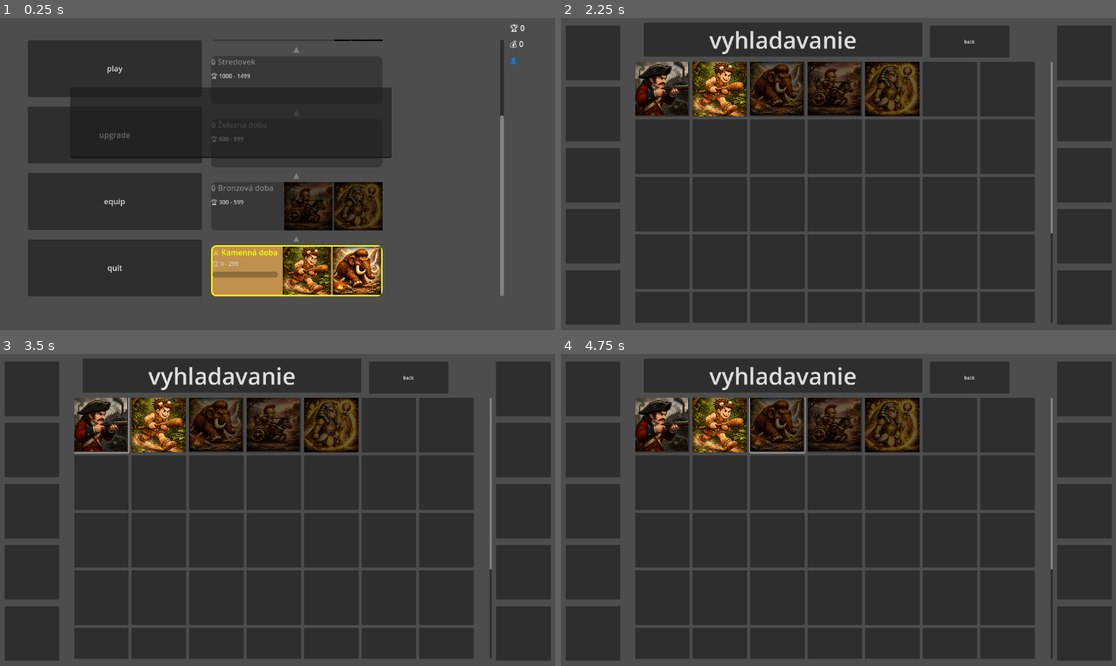
Above: before the commit, frames 1-4 (two rows, left to right).
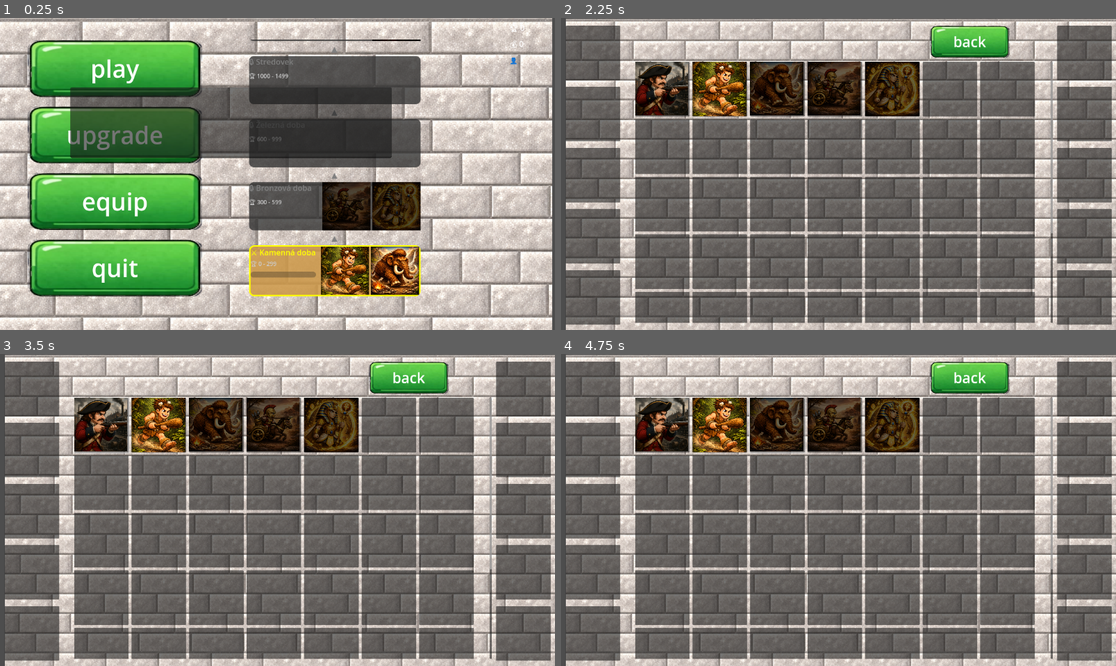
Above: after the commit, the same moments.

Repository: Railovec/War-Fight
Game: Godot game, scene res://menu/startovascena.tscn
The game is run twice, just before and just after one commit, with the same random seed, the same clock (stepped at 60 frames per second) and the same inputs.
Inputs (mouse positions are in pixels of both pictures, inside the frame that each line leads up to):
- Up to frame 1 (0.25 s): no input
- Up to frame 2 (2.25 s): click (794, 124) at 0.52 s; type "12" at 0.6 s; click "upgrade" at 1.25 s; click "equip" at 2 s
- Up to frame 3 (3.5 s): click (99, 425) at 2.77 s
- Up to frame 4 (4.75 s): click (721, 425) at 3.5 s; click (777, 425) at 4.25 s

The runs differ from the first frame. In frame 1, 89% of the frame differs, in the area x 0-100%, y 0-100%; in frame 2, 88%; in frame 3, 88%; in frame 4, 88%.

Commit message:
zvuky a tlacitka prerobene

Diff:
--- a/klient - smotný projekt - vytiahni von a importuj/UI/WheelScene.gd
+++ b/klient - smotný projekt - vytiahni von a importuj/UI/WheelScene.gd
@@ -51,6 +51,7 @@
 func spin():
 	if is_spinning:
 		return
+	$AudioStreamPlayer2D.play()
 
 	is_spinning = true
 	result_label.visible = false
@@ -67,10 +68,11 @@
 	spin_deceleration = 120.0
 
 
+
 func _process(delta):
 	if not is_spinning:
+		$AudioStreamPlayer2D.stop()
 		return
-
 	spin_speed = max(0.0, spin_speed - spin_deceleration * delta)
 
 	var next_rotation = current_rotation + spin_speed * delta
--- a/klient - smotný projekt - vytiahni von a importuj/WheelScene.tscn
+++ b/klient - smotný projekt - vytiahni von a importuj/WheelScene.tscn
@@ -1,8 +1,9 @@
-[gd_scene load_steps=4 format=3 uid="uid://bousgi7ch638"]
+[gd_scene load_steps=5 format=3 uid="uid://bousgi7ch638"]
 
 [ext_resource type="Script" uid="uid://driuxgqm80ff" path="res://UI/WheelScene.gd" id="1_r8xbl"]
 [ext_resource type="Texture2D" uid="uid://bpdxqv86yax8t" path="res://UI/arrow.png" id="3_26fei"]
-[ext_resource type="Texture2D" uid="uid://dcidf7n6xj7l0" path="res://zasranekoleso3.png" id="3_r8xbl"]
+[ext_resource type="Texture2D" uid="uid://dcidf7n6xj7l0" path="res://obrazky/zasranekoleso3.png" id="3_r8xbl"]
+[ext_resource type="AudioStream" uid="uid://nmw4rjcae0dc" path="res://hudba/freesound_community-wheel-spin-click-slow-down-101152 (1).ogg" id="4_fmo1r"]
 
 [node name="CanvasLayer" type="CanvasLayer"]
 script = ExtResource("1_r8xbl")
@@ -31,3 +32,7 @@
 offset_right = 676.0
 offset_bottom = 630.0
 size_flags_horizontal = 4
+
+[node name="AudioStreamPlayer2D" type="AudioStreamPlayer2D" parent="."]
+stream = ExtResource("4_fmo1r")
+parameters/looping = true
--- a/klient - smotný projekt - vytiahni von a importuj/global.gd
+++ b/klient - smotný projekt - vytiahni von a importuj/global.gd
@@ -15,6 +15,17 @@
 var card_counts: Dictionary = {}  # card_id -> count
 var last_match_won: bool = false
 var game_over_shown: bool = false
+
+var click_player: AudioStreamPlayer
+var click_playerdva: AudioStreamPlayer
+
+
+
+func play_click():
+	click_player.play()
+
+func play_clickdva():
+	click_playerdva.play()
 
 var deck: Array = ["", "", "", "", "", ""]  # 6 slotov, prázdne = nezaplnené
 
@@ -57,6 +68,12 @@
 	# Ak je spustený ako druhá testovacia inštancia
 	if "--second" in OS.get_cmdline_args():
 		save_path = "user://save2.dat"
+	click_player = AudioStreamPlayer.new()
+	click_player.stream = preload("res://hudba/freesound-community-button-press-85188_5Av4hk9z.mp3")  # tvoja cesta
+	add_child(click_player)
+	click_playerdva = AudioStreamPlayer.new()
+	click_playerdva.stream = preload("res://hudba/levelup.mp3")  # tvoja cesta
+	add_child(click_playerdva)
 
 	load_game()
 
--- a/klient - smotný projekt - vytiahni von a importuj/menu/game_over.gd
+++ b/klient - smotný projekt - vytiahni von a importuj/menu/game_over.gd
@@ -17,6 +17,7 @@
 		$ContinueButton.text = "Späť do menu"
 
 func _on_continue_button_pressed():
+	Global.play_click()
 	visible = false
 	if player_won:
 		var wheel = get_parent().get_node("CanvasLayer")
--- a/klient - smotný projekt - vytiahni von a importuj/menu/startovascena.gd
+++ b/klient - smotný projekt - vytiahni von a importuj/menu/startovascena.gd
@@ -53,19 +53,27 @@
 
 
 func _on_button_pressed() -> void:
+	Global.play_click()
 	get_tree().change_scene_to_file("res://client/ClientScene.tscn")
 
 
+
 func _on_upgrade_pressed() -> void:
+	Global.play_click()
 	get_tree().change_scene_to_file("res://upgrade.tscn")
 
 
+
 func _on_equip_pressed() -> void:
+	Global.play_click()
 	get_tree().change_scene_to_file("res://scroll.tscn")
 
 
+
 func _on_quit_pressed() -> void:
+	Global.play_click()
 	get_tree().quit()
+
 
 
 func _on_line_edit_text_submitted(new_text: String) -> void:
--- a/klient - smotný projekt - vytiahni von a importuj/menu/startovascena.tscn
+++ b/klient - smotný projekt - vytiahni von a importuj/menu/startovascena.tscn
@@ -1,11 +1,20 @@
-[gd_scene load_steps=4 format=3 uid="uid://bvneotxrwwy5l"]
+[gd_scene load_steps=7 format=3 uid="uid://bvneotxrwwy5l"]
 
 [ext_resource type="Script" uid="uid://b6ukqbfqrdjow" path="res://menu/startovascena.gd" id="1_gx0ap"]
+[ext_resource type="Texture2D" uid="uid://dim713oh3c72s" path="res://obrazky/bielebricky.png" id="2_4wsk1"]
 [ext_resource type="PackedScene" uid="uid://bousgi7ch638" path="res://WheelScene.tscn" id="2_86ekx"]
+[ext_resource type="Texture2D" uid="uid://d4kj3hger46lm" path="res://obrazky/pressed.webp" id="2_pt6dy"]
+[ext_resource type="Texture2D" uid="uid://dhjln6m0qtau1" path="res://obrazky/unpressed.webp" id="3_4wsk1"]
 [ext_resource type="PackedScene" uid="uid://n8wicltio773" path="res://menu/game_over.tscn" id="3_v2okw"]
 
 [node name="Node2D" type="Node2D"]
 script = ExtResource("1_gx0ap")
+
+[node name="TextureRect" type="TextureRect" parent="."]
+offset_right = 1146.0
+offset_bottom = 657.0
+texture = ExtResource("2_4wsk1")
+stretch_mode = 1
 
 [node name="VBoxContainer2" type="VBoxContainer" parent="."]
 anchors_preset = 15
@@ -21,30 +30,86 @@
 alignment = 1
 metadata/_edit_use_anchors_ = true
 
-[node name="play" type="Button" parent="VBoxContainer2"]
+[node name="play" type="TextureButton" parent="VBoxContainer2"]
 layout_mode = 2
 size_flags_vertical = 3
+texture_normal = ExtResource("2_pt6dy")
+texture_pressed = ExtResource("3_4wsk1")
+stretch_mode = 0
+
+[node name="Label" type="Label" parent="VBoxContainer2/play"]
+layout_mode = 1
+anchors_preset = 15
+anchor_right = 1.0
+anchor_bottom = 1.0
+grow_horizontal = 2
+grow_vertical = 2
+theme_override_font_sizes/font_size = 50
 text = "play"
+horizontal_alignment = 1
+vertical_alignment = 1
 
-[node name="upgrade" type="Button" parent="VBoxContainer2"]
+[node name="upgrade" type="TextureButton" parent="VBoxContainer2"]
 layout_mode = 2
 size_flags_vertical = 3
+texture_normal = ExtResource("2_pt6dy")
+texture_pressed = ExtResource("3_4wsk1")
+stretch_mode = 0
+
+[node name="Label" type="Label" parent="VBoxContainer2/upgrade"]
+layout_mode = 1
+anchors_preset = 15
+anchor_right = 1.0
+anchor_bottom = 1.0
+grow_horizontal = 2
+grow_vertical = 2
+theme_override_font_sizes/font_size = 50
 text = "upgrade"
+horizontal_alignment = 1
+vertical_alignment = 1
 
-[node name="equip" type="Button" parent="VBoxContainer2"]
+[node name="equip" type="TextureButton" parent="VBoxContainer2"]
 layout_mode = 2
 size_flags_vertical = 3
+texture_normal = ExtResource("2_pt6dy")
+texture_pressed = ExtResource("3_4wsk1")
+stretch_mode = 0
+
+[node name="Label" type="Label" parent="VBoxContainer2/equip"]
+layout_mode = 1
+anchors_preset = 15
+anchor_right = 1.0
+anchor_bottom = 1.0
+grow_horizontal = 2
+grow_vertical = 2
+theme_override_font_sizes/font_size = 50
 text = "equip"
+horizontal_alignment = 1
+vertical_alignment = 1
 
-[node name="quit" type="Button" parent="VBoxContainer2"]
+[node name="quit" type="TextureButton" parent="VBoxContainer2"]
 layout_mode = 2
 size_flags_vertical = 3
+texture_normal = ExtResource("2_pt6dy")
+texture_pressed = ExtResource("3_4wsk1")
+stretch_mode = 0
+
+[node name="Label" type="Label" parent="VBoxContainer2/quit"]
+layout_mode = 1
+anchors_preset = 15
+anchor_right = 1.0
+anchor_bottom = 1.0
+grow_horizontal = 2
+grow_vertical = 2
+theme_override_font_sizes/font_size = 50
 text = "quit"
+horizontal_alignment = 1
+vertical_alignment = 1
 
 [node name="ScrollContainer" type="ScrollContainer" parent="."]
-offset_left = 438.0
+offset_left = 517.0
 offset_top = 45.0
-offset_right = 1046.0
+offset_right = 1181.0
 offset_bottom = 578.0
 
 [node name="ArenaVbox" type="VBoxContainer" parent="ScrollContainer"]
--- a/klient - smotný projekt - vytiahni von a importuj/pravyeqiup.gd
+++ b/klient - smotný projekt - vytiahni von a importuj/pravyeqiup.gd
@@ -49,9 +49,9 @@
 
 func _gui_input(event):
 	if event is InputEventMouseButton :
-		print("kokot")
+
 		if event.button_index == MOUSE_BUTTON_LEFT and event.double_click and citlacitko== 1 :
-			print("kokot")
+
 			for child in tuknutetlacitko.get_children():
 				if child is TextureRect:
 					child.texture = null
--- a/klient - smotný projekt - vytiahni von a importuj/scroll.tscn
+++ b/klient - smotný projekt - vytiahni von a importuj/scroll.tscn
@@ -1,12 +1,15 @@
-[gd_scene load_steps=9 format=3 uid="uid://ds3o2yvj2qtgi"]
+[gd_scene load_steps=12 format=3 uid="uid://ds3o2yvj2qtgi"]
 
 [ext_resource type="Script" uid="uid://couce7812ux7d" path="res://tlacitkopredeck.gd" id="1_11rd4"]
+[ext_resource type="Texture2D" uid="uid://dim713oh3c72s" path="res://obrazky/bielebricky.png" id="1_uf85w"]
 [ext_resource type="PackedScene" uid="uid://bnaquye15h8o4" path="res://pravyeqiup.tscn" id="2_hmjxn"]
 [ext_resource type="Texture2D" uid="uid://doxd0ff8vo1x8" path="res://Card/Card_profile_picture/musketier_profile.png" id="2_rlle2"]
 [ext_resource type="Texture2D" uid="uid://kgi2u4dd4h1c" path="res://Card/Card_profile_picture/jaskynny_muz_profile.png" id="3_aiko0"]
 [ext_resource type="Texture2D" uid="uid://ujagjhd32neo" path="res://Card/Card_profile_picture/mamut_profile.png" id="4_jjaja"]
 [ext_resource type="Texture2D" uid="uid://dvq2crw3e52eh" path="res://Card/Card_profile_picture/vojnovy_voz_profile.png" id="5_mfxja"]
 [ext_resource type="Texture2D" uid="uid://dboyid4odwvbc" path="res://Card/Card_profile_picture/faraon_profile.png" id="6_11rd4"]
+[ext_resource type="Texture2D" uid="uid://d4kj3hger46lm" path="res://obrazky/pressed.webp" id="7_x0hcb"]
+[ext_resource type="Texture2D" uid="uid://dhjln6m0qtau1" path="res://obrazky/unpressed.webp" id="8_uf85w"]
 
 [sub_resource type="StyleBoxFlat" id="StyleBoxFlat_k3fd8"]
 bg_color = Color(0, 0, 0, 1)
@@ -14,6 +17,13 @@
 [node name="Control" type="Control"]
 layout_mode = 3
 anchors_preset = 0
+
+[node name="TextureRect" type="TextureRect" parent="."]
+layout_mode = 0
+offset_right = 2065.0
+offset_bottom = 1171.0
+texture = ExtResource("1_uf85w")
+stretch_mode = 1
 
 [node name="ScrollContainer" type="ScrollContainer" parent="."]
 layout_mode = 0
@@ -566,15 +576,6 @@
 [node name="Camera2D" type="Camera2D" parent="."]
 position = Vector2(944, 536)
 zoom = Vector2(0.6, 0.6)
-
-[node name="Button" type="Button" parent="."]
-layout_mode = 0
-offset_left = 271.0
-offset_top = 12.0
-offset_right = 1234.0
-offset_bottom = 130.0
-theme_override_font_sizes/font_size = 80
-text = "vyhladavanie"
 
 [node name="Panel" type="Panel" parent="."]
 visible = false
@@ -585,13 +586,27 @@
 offset_bottom = 1075.0
 theme_override_styles/panel = SubResource("StyleBoxFlat_k3fd8")
 
-[node name="Button_exit" type="Button" parent="."]
+[node name="Button_exit" type="TextureButton" parent="."]
 layout_mode = 0
 offset_left = 1261.0
 offset_top = 23.0
 offset_right = 1535.0
 offset_bottom = 133.0
+texture_normal = ExtResource("7_x0hcb")
+texture_pressed = ExtResource("8_uf85w")
+stretch_mode = 0
+
+[node name="Label" type="Label" parent="Button_exit"]
+layout_mode = 1
+anchors_preset = 15
+anchor_right = 1.0
+anchor_bottom = 1.0
+grow_horizontal = 2
+grow_vertical = 2
+theme_override_font_sizes/font_size = 50
 text = "back"
+horizontal_alignment = 1
+vertical_alignment = 1
 
 [node name="Timer" type="Timer" parent="."]
 wait_time = 0.4
@@ -610,6 +625,5 @@
 [connection signal="pressed" from="ScrollContainer/GridContainer/Button10" to="ScrollContainer/GridContainer/Button" method="_on_button_10_pressed"]
 [connection signal="pressed" from="ScrollContainer/GridContainer/Button11" to="ScrollContainer/GridContainer/Button" method="_on_button_11_pressed"]
 [connection signal="pressed" from="ScrollContainer/GridContainer/Button12" to="ScrollContainer/GridContainer/Button" method="_on_button_12_pressed"]
-[connection signal="pressed" from="Button" to="Button" method="_on_pressed"]
 [connection signal="pressed" from="Button_exit" to="ScrollContainer/GridContainer/Button" method="_on_button_exit_pressed"]
 [connection signal="timeout" from="Timer" to="ScrollContainer/GridContainer/Button" method="_on_timer_timeout"]
--- a/klient - smotný projekt - vytiahni von a importuj/tlacitkavdecku/tlacitkovdecku1.gd
+++ b/klient - smotný projekt - vytiahni von a importuj/tlacitkavdecku/tlacitkovdecku1.gd
@@ -8,6 +8,7 @@
 	if event is InputEventMouseButton :
 
 		if event.button_index == MOUSE_BUTTON_LEFT and event.double_click:
+			Global.play_click()
 
 			for child in self.get_children():
 				if child is TextureRect:
--- a/klient - smotný projekt - vytiahni von a importuj/tlacitkavdecku/tlacitkovdecku10.gd
+++ b/klient - smotný projekt - vytiahni von a importuj/tlacitkavdecku/tlacitkovdecku10.gd
@@ -9,6 +9,8 @@
 	if event is InputEventMouseButton :
 
 		if event.button_index == MOUSE_BUTTON_LEFT and event.double_click:
+			Global.play_click()
+
 
 			for child in self.get_children():
 				if child is TextureRect:
--- a/klient - smotný projekt - vytiahni von a importuj/tlacitkavdecku/tlacitkovdecku2.gd
+++ b/klient - smotný projekt - vytiahni von a importuj/tlacitkavdecku/tlacitkovdecku2.gd
@@ -8,6 +8,7 @@
 	if event is InputEventMouseButton :
 
 		if event.button_index == MOUSE_BUTTON_LEFT and event.double_click:
+			Global.play_click()
 
 			for child in self.get_children():
 				if child is TextureRect:
--- a/klient - smotný projekt - vytiahni von a importuj/tlacitkavdecku/tlacitkovdecku3.gd
+++ b/klient - smotný projekt - vytiahni von a importuj/tlacitkavdecku/tlacitkovdecku3.gd
@@ -8,6 +8,7 @@
 	if event is InputEventMouseButton :
 
 		if event.button_index == MOUSE_BUTTON_LEFT and event.double_click:
+			Global.play_click()
 
 			for child in self.get_children():
 				if child is TextureRect:
--- a/klient - smotný projekt - vytiahni von a importuj/tlacitkavdecku/tlacitkovdecku4.gd
+++ b/klient - smotný projekt - vytiahni von a importuj/tlacitkavdecku/tlacitkovdecku4.gd
@@ -9,6 +9,8 @@
 	if event is InputEventMouseButton :
 
 		if event.button_index == MOUSE_BUTTON_LEFT and event.double_click:
+			Global.play_click()
+
 
 			for child in self.get_children():
 				if child is TextureRect:
--- a/klient - smotný projekt - vytiahni von a importuj/tlacitkavdecku/tlacitkovdecku5.gd
+++ b/klient - smotný projekt - vytiahni von a importuj/tlacitkavdecku/tlacitkovdecku5.gd
@@ -9,6 +9,8 @@
 	if event is InputEventMouseButton :
 
 		if event.button_index == MOUSE_BUTTON_LEFT and event.double_click:
+			Global.play_click()
+
 
 			for child in self.get_children():
 				if child is TextureRect:
--- a/klient - smotný projekt - vytiahni von a importuj/tlacitkavdecku/tlacitkovdecku6.gd
+++ b/klient - smotný projekt - vytiahni von a importuj/tlacitkavdecku/tlacitkovdecku6.gd
@@ -9,6 +9,7 @@
 	if event is InputEventMouseButton :
 
 		if event.button_index == MOUSE_BUTTON_LEFT and event.double_click:
+			Global.play_click()
 
 			for child in self.get_children():
 				if child is TextureRect:
--- a/klient - smotný projekt - vytiahni von a importuj/tlacitkavdecku/tlacitkovdecku7.gd
+++ b/klient - smotný projekt - vytiahni von a importuj/tlacitkavdecku/tlacitkovdecku7.gd
@@ -9,6 +9,7 @@
 	if event is InputEventMouseButton :
 
 		if event.button_index == MOUSE_BUTTON_LEFT and event.double_click:
+			Global.play_click()
 
 			for child in self.get_children():
 				if child is TextureRect:
--- a/klient - smotný projekt - vytiahni von a importuj/tlacitkavdecku/tlacitkovdecku8.gd
+++ b/klient - smotný projekt - vytiahni von a importuj/tlacitkavdecku/tlacitkovdecku8.gd
@@ -9,6 +9,7 @@
 	if event is InputEventMouseButton :
 
 		if event.button_index == MOUSE_BUTTON_LEFT and event.double_click:
+			Global.play_click()
 
 			for child in self.get_children():
 				if child is TextureRect:
--- a/klient - smotný projekt - vytiahni von a importuj/tlacitkavdecku/tlacitkovdecku9.gd
+++ b/klient - smotný projekt - vytiahni von a importuj/tlacitkavdecku/tlacitkovdecku9.gd
@@ -9,6 +9,8 @@
 	if event is InputEventMouseButton :
 
 		if event.button_index == MOUSE_BUTTON_LEFT and event.double_click:
+			Global.play_click()
+
 
 			for child in self.get_children():
 				if child is TextureRect:
--- a/klient - smotný projekt - vytiahni von a importuj/tlacitkopredeck.gd
+++ b/klient - smotný projekt - vytiahni von a importuj/tlacitkopredeck.gd
@@ -47,6 +47,7 @@
 #cize chill,a bude ukavat vsetky ,ma mozes timer zemenit za dvojkklik je to v E scripte
 
 func dvojklik():
+	Global.play_click()
 	var a = 0
 	jeuz=false
 	for child in get_children():
@@ -219,4 +220,5 @@
 	$"../../../Timer".start()
 
 func _on_button_exit_pressed():
+	Global.play_click()
 	get_tree().change_scene_to_file("res://menu/startovascena.tscn")
--- a/klient - smotný projekt - vytiahni von a importuj/units/UnitNode.gd
+++ b/klient - smotný projekt - vytiahni von a importuj/units/UnitNode.gd
@@ -30,6 +30,8 @@
 	"faraon": {
 		"walk": {"file": "res://Card/Card_images/faraon_walk.png", "frames": 5, "cols": 5, "rows": 1, "fps": 8},
 		"attack": {"file": "res://Card/Card_images/faraon_hit.png", "frames": 6, "cols": 3, "rows": 2, "fps": 10},
+
+
 	},
 }
 
--- a/klient - smotný projekt - vytiahni von a importuj/upgrade.gd
+++ b/klient - smotný projekt - vytiahni von a importuj/upgrade.gd
@@ -240,6 +240,7 @@
 	_update_doc(card_id)
 
 func _update_doc(card_id: String):
+	Global.play_click()
 	var doc = CARD_DOCS.get(card_id, {})
 	if doc.is_empty():
 		doc_label.text = ""
@@ -288,6 +289,7 @@
 	upgrade_btn.disabled = count < needed or Global.gold < gold_cost or not Global.owns_card(selected_card_id)
 
 func _on_upgrade_pressed():
+	Global.play_clickdva()
 	if selected_card_id == "":
 		return
 	var lvl = Global.card_levels.get(selected_card_id, 1)
@@ -316,4 +318,5 @@
 	return ""
 
 func _on_back_button_pressed():
+	Global.play_click()
 	get_tree().change_scene_to_file("res://menu/startovascena.tscn")
--- a/klient - smotný projekt - vytiahni von a importuj/upgrade.tscn
+++ b/klient - smotný projekt - vytiahni von a importuj/upgrade.tscn
@@ -1,6 +1,9 @@
-[gd_scene load_steps=2 format=3 uid="uid://c34oup0tfu4g4"]
+[gd_scene load_steps=5 format=3 uid="uid://c34oup0tfu4g4"]
 
 [ext_resource type="Script" uid="uid://co24bs5pahsov" path="res://upgrade.gd" id="1_w52ek"]
+[ext_resource type="Texture2D" uid="uid://dim713oh3c72s" path="res://obrazky/bielebricky.png" id="2_50jy6"]
+[ext_resource type="Texture2D" uid="uid://d4kj3hger46lm" path="res://obrazky/pressed.webp" id="2_hj5gr"]
+[ext_resource type="Texture2D" uid="uid://dhjln6m0qtau1" path="res://obrazky/unpressed.webp" id="3_50jy6"]
 
 [node name="Control" type="Control"]
 layout_mode = 3
@@ -9,13 +12,33 @@
 offset_bottom = 40.0
 script = ExtResource("1_w52ek")
 
-[node name="BackButton" type="Button" parent="."]
+[node name="TextureRect" type="TextureRect" parent="."]
+layout_mode = 0
+offset_right = 1146.0
+offset_bottom = 657.0
+texture = ExtResource("2_50jy6")
+stretch_mode = 1
+
+[node name="BackButton" type="TextureButton" parent="."]
 layout_mode = 0
 offset_left = 911.0
 offset_top = 6.0
 offset_right = 1144.0
 offset_bottom = 87.0
-text = "BACK"
+texture_normal = ExtResource("2_hj5gr")
+texture_pressed = ExtResource("3_50jy6")
+
+[node name="Label" type="Label" parent="BackButton"]
+layout_mode = 1
+anchors_preset = 15
+anchor_right = 1.0
+anchor_bottom = 1.0
+grow_horizontal = 2
+grow_vertical = 2
+theme_override_font_sizes/font_size = 50
+text = "back"
+horizontal_alignment = 1
+vertical_alignment = 1
 
 [node name="ScrollContainer" type="ScrollContainer" parent="."]
 layout_mode = 0
Not shown, added: klient - smotný projekt - vytiahni von a importuj/hudba/freesound-community-button-press-85188_5Av4hk9z.mp3.import
Not shown, added: klient - smotný projekt - vytiahni von a importuj/hudba/freesound_community-wheel-spin-click-slow-down-101152 (1).ogg.import
Not shown, added: klient - smotný projekt - vytiahni von a importuj/hudba/levelup.mp3.import
Binary file added: klient - smotný projekt - vytiahni von a importuj/obrazky/bielebricky.png
Not shown, added: klient - smotný projekt - vytiahni von a importuj/obrazky/bielebricky.png.import
Binary file added: klient - smotný projekt - vytiahni von a importuj/obrazky/brickyy.webp
Not shown, added: klient - smotný projekt - vytiahni von a importuj/obrazky/brickyy.webp.import
Binary file added: klient - smotný projekt - vytiahni von a importuj/obrazky/brickyyy.webp
Not shown, added: klient - smotný projekt - vytiahni von a importuj/obrazky/brickyyy.webp.import
Binary file added: klient - smotný projekt - vytiahni von a importuj/obrazky/pressed.webp
Not shown, changed: klient - smotný projekt - vytiahni von a importuj/obrazky/pressed.webp.import
Binary file added: klient - smotný projekt - vytiahni von a importuj/obrazky/unpressed.webp
(and 7 more such lines)
